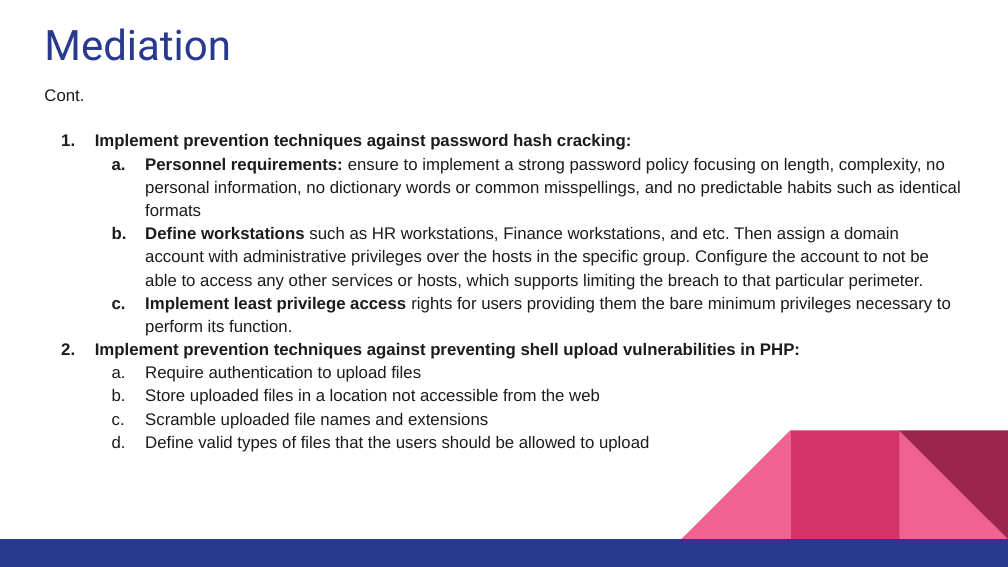
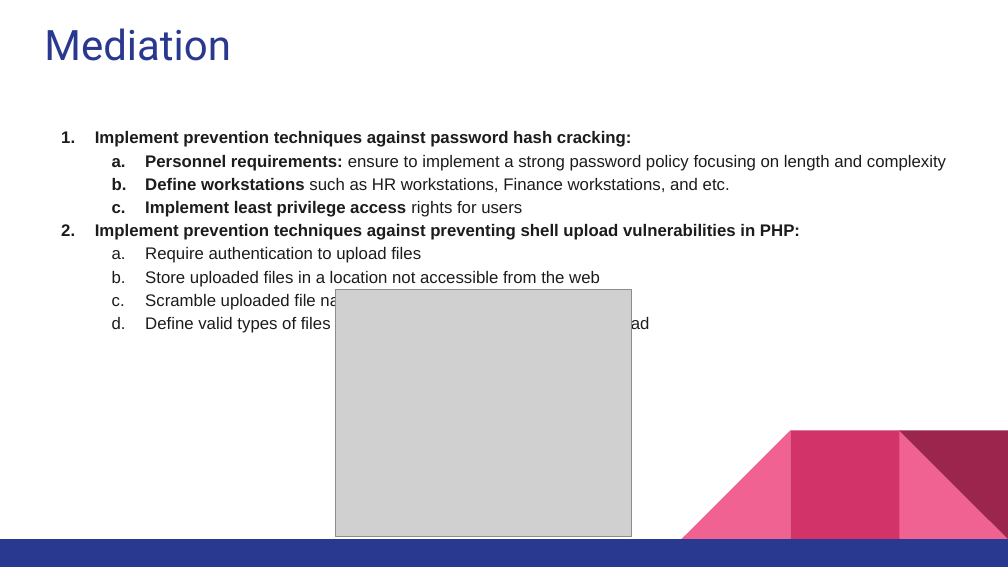
Before and after one commit to Jprosser91/Boot-Camp, a slide deck: slide 12 of Week 24 Red vs Blue/Incident-Response_Group presentation.pptx. Drawn at 1008x567 pixels with LibreOffice and Linux fonts; fonts in the diff are those of the drawing; grey boxes stand for pictures. Boxes give left, top, right and bottom in pixels: in the first picture for what was removed or moved away, otherwise in the second. Text is boxed around its words. In the diff, an @@ line names an element or a change of style, - is before the commit and + after.

```diff
--- a/Week 24 Red vs Blue/Incident-Response_Group presentation.pptx
+++ b/Week 24 Red vs Blue/Incident-Response_Group presentation.pptx
@@ text at [44,89,84,101]: paragraph removed @@
-Cont.
@@ text at [145,155,946,217]: text changed @@
-  a. Personnel requirements: ensure to implement a strong password policy focusing on length, complexity, no personal information, no dictionary words or common misspellings, and no predictable habits such as identical formats
-  b. Define workstations such as HR workstations, Finance workstations, and etc. Then assign a domain account with administrative privileges over the hosts in the specific group. Configure the account to not be able to access any other services or hosts, which supports limiting the breach to that particular perimeter.
-  c. Implement least privilege access rights for users providing them the bare minimum privileges necessary to perform its function.
+  a. Personnel requirements: ensure to implement a strong password policy focusing on length and complexity
+  b. Define workstations such as HR workstations, Finance workstations, and etc.
+  c. Implement least privilege access rights for users
@@ picture added at [336,290,631,537] @@
```
Also in this commit, not shown: 2 other slides changed.
